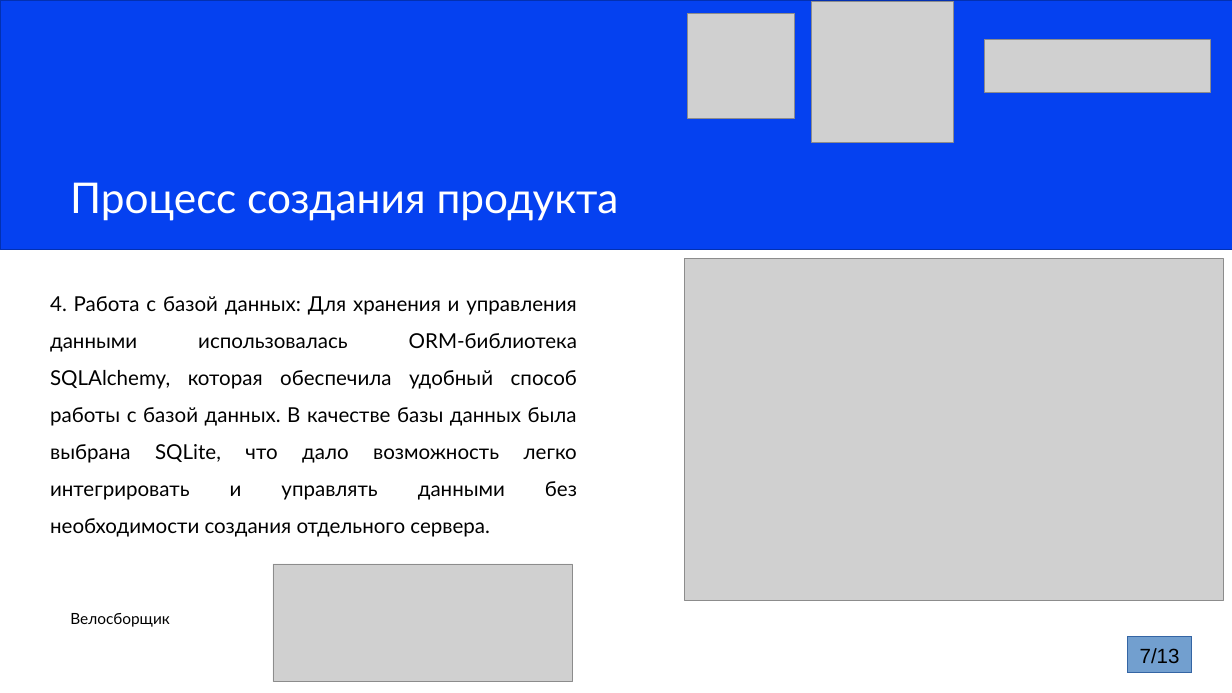
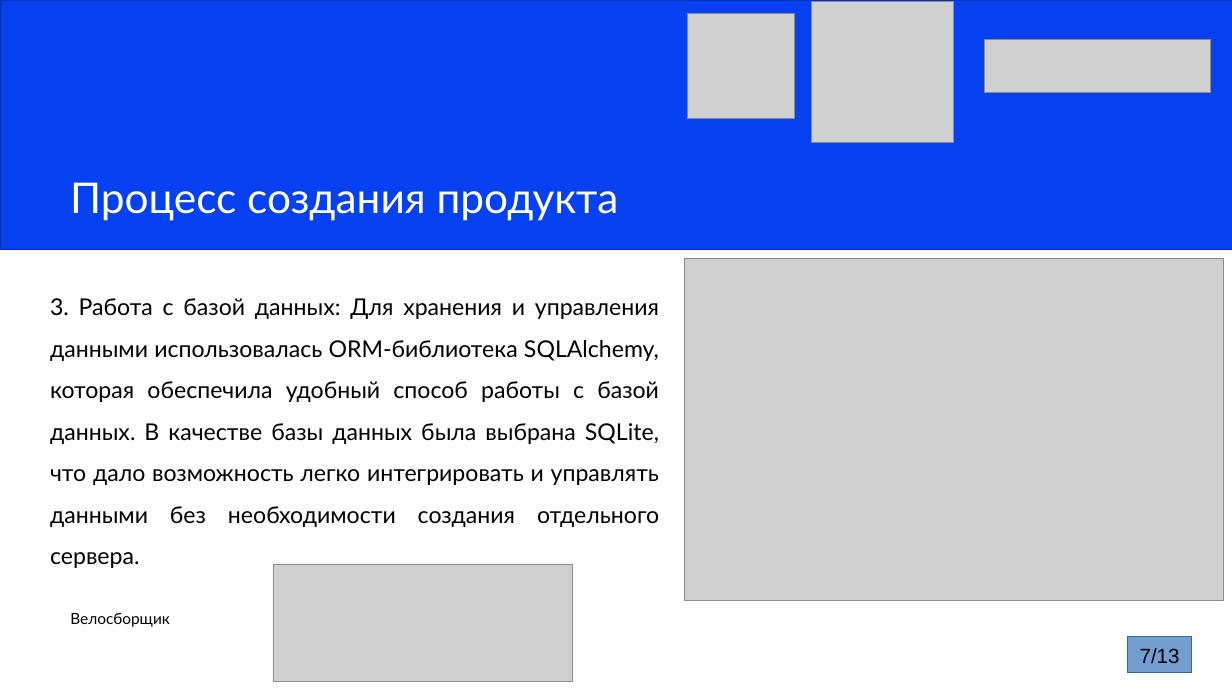
Before and after one commit to alexandr2081/velo, a slide deck: slide 8 of Бесполезные вещи/Презентация.pptx (slide 7 before the commit). Drawn at 1232x693 pixels with LibreOffice and Linux fonts; fonts in the diff are those of the drawing; grey boxes stand for pictures. Boxes give left, top, right and bottom in pixels: in the first picture for what was removed or moved away, otherwise in the second. Text is boxed around its words. In the diff, an @@ line names an element or a change of style, - is before the commit and + after.

```diff
--- a/Бесполезные вещи/Презентация.pptx
+++ b/Бесполезные вещи/Презентация.pptx
@@ subtitle at [50, 298, 659, 568]: text changed; size 32 to 36 pt @@
-4. Работа с базой данных: Для хранения и управления данными использовалась ORM-библиотека SQLAlchemy, которая обеспечила удобный способ работы с базой данных. В качестве базы данных была выбрана SQLite, что дало возможность легко интегрировать и управлять данными без необходимости создания отдельного сервера.
+3. Работа с базой данных: Для хранения и управления данными использовалась ORM-библиотека SQLAlchemy, которая обеспечила удобный способ работы с базой данных. В качестве базы данных была выбрана SQLite, что дало возможность легко интегрировать и управлять данными без необходимости создания отдельного сервера.
```
Also in this commit, not shown: 8 other slides changed, 2 slides added, 1 slide removed, 23 other files.
